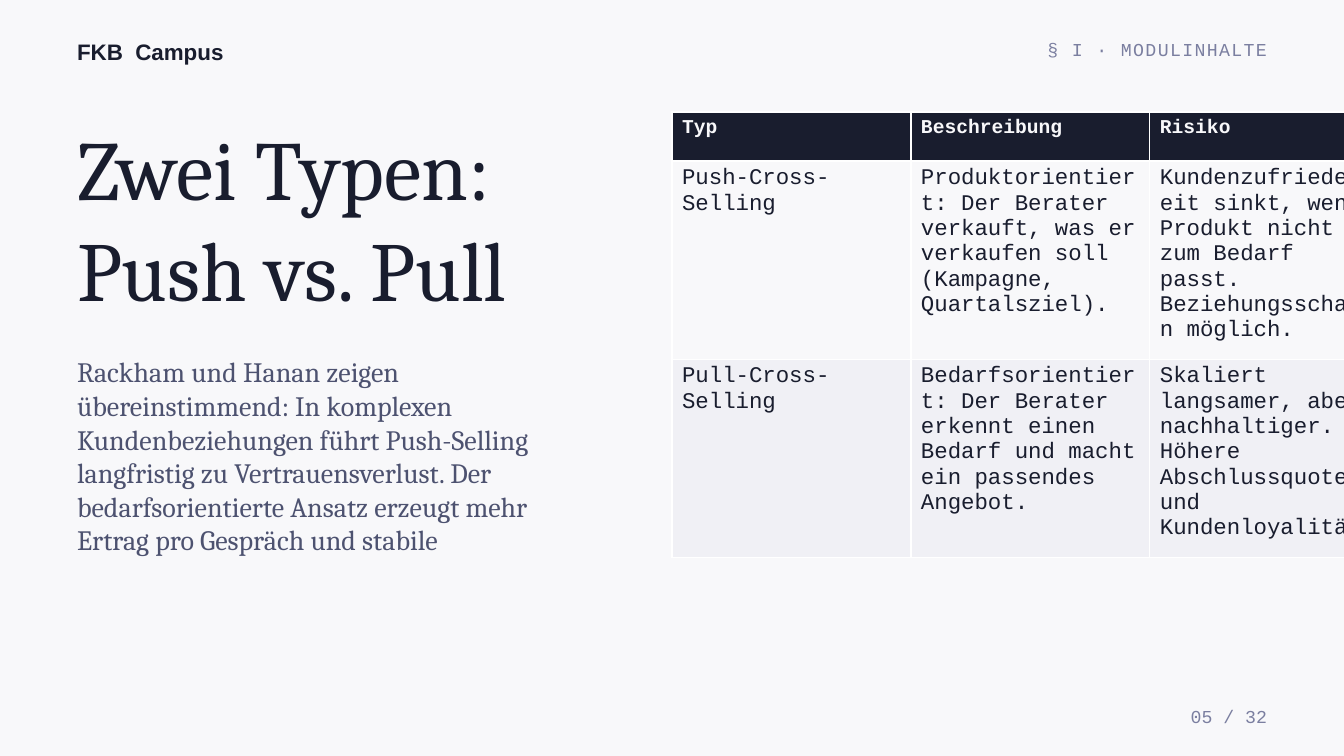
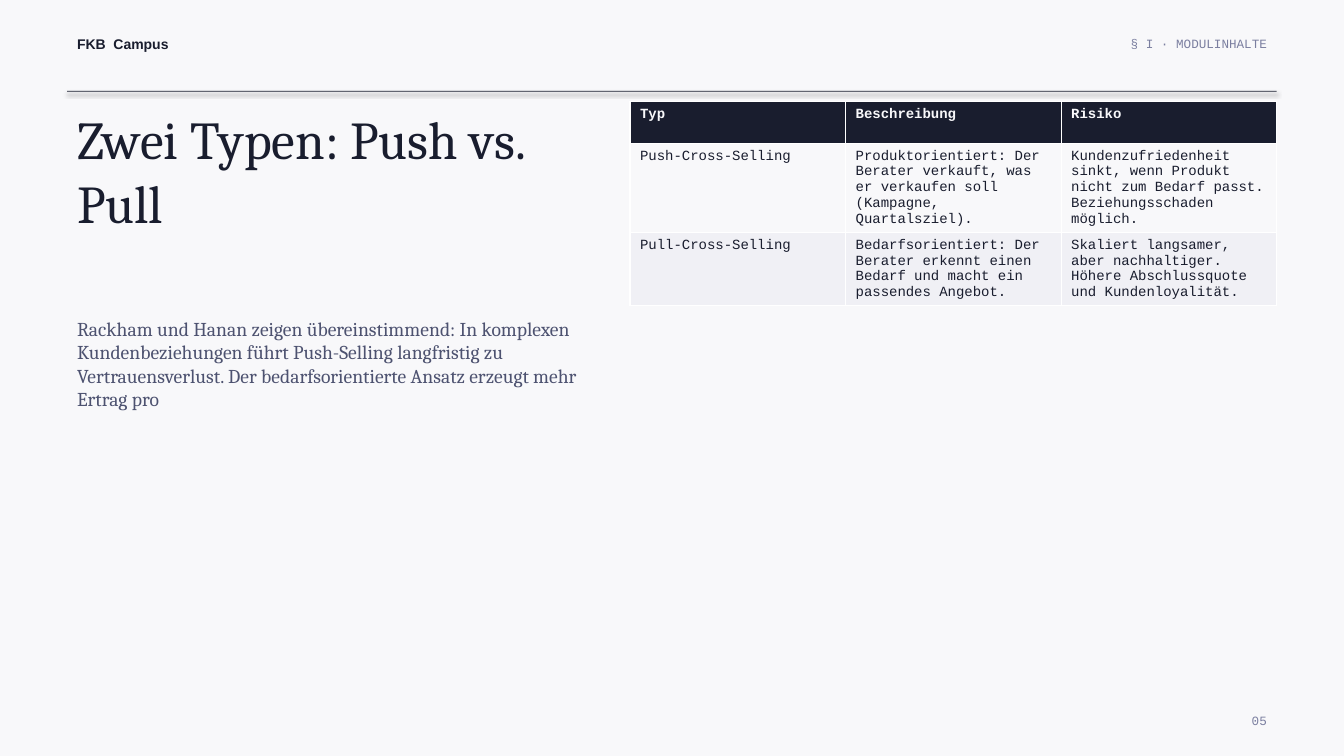
Before and after one commit to ck5rqc47pr-byte/firmenkundenakademie-online, a slide deck: slide 5 of public/downloads/praesentation/M13.pptx. Drawn at 1344x756 pixels with LibreOffice and Linux fonts; fonts in the diff are those of the drawing. Boxes give left, top, right and bottom in pixels: in the first picture for what was removed or moved away, otherwise in the second. Text is boxed around its words. In the diff, an @@ line names an element or a change of style, - is before the commit and + after.

```diff
--- a/public/downloads/praesentation/M13.pptx
+++ b/public/downloads/praesentation/M13.pptx
@@ text "FKB Campus" at [77, 39, 168, 52]: size 16 to 10 pt @@
@@ text "§ I · MODULINHALTE": place and size @@
-text "§ I · MODULINHALTE" at [1072, 44, 1267, 56]
+text "§ I · MODULINHALTE" at [1146, 39, 1267, 48]
@@ text "§ I · MODULINHALTE" at [1146, 39, 1267, 48]: size 13 to 9 pt, letter spacing 1 to 0 pt @@
@@ text "Zwei Typen: Push vs. Pull": place and size @@
-text "Zwei Typen: Push vs. Pull" at [77, 143, 506, 302]
+text "Zwei Typen: Push vs. Pull" at [77, 122, 526, 224]
@@ text "Zwei Typen: Push vs. Pull" at [77, 122, 526, 224]: size 60 to 38 pt @@
@@ rectangle added at [68, 91, 1277, 92], fill #191D2E @@
@@ table at [630, 102, 1277, 303] @@
@@ size 14 to 10 pt in "Typ", "Beschreibung", "Risiko" @@
@@ size 16 to 10 pt @@
@@ table: place and size @@
-table at [673, 112, 1344, 518]
+table at [630, 102, 1277, 303]
@@ text at [77, 322, 576, 411]: text changed; size 20 to 14 pt @@
-Rackham und Hanan zeigen übereinstimmend: In komplexen Kundenbeziehungen führt Push-Selling langfristig zu Vertrauensverlust. Der bedarfsorientierte Ansatz erzeugt mehr Ertrag pro Gespräch und stabile
+Rackham und Hanan zeigen übereinstimmend: In komplexen Kundenbeziehungen führt Push-Selling langfristig zu Vertrauensverlust. Der bedarfsorientierte Ansatz erzeugt mehr Ertrag pro
@@ text at [1252, 716, 1267, 725]: text changed; size 13 to 9 pt @@
-05 / 32
+05
```
Also in this commit, not shown: 27 other slides changed, 2 slides added, 1 slide removed, 21 other files.
